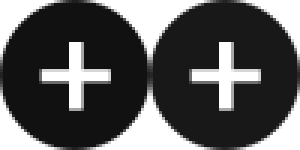
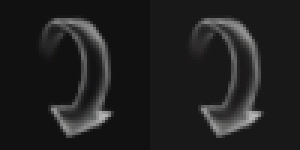
Layer changes from the first 300px x 150px image to the second:
showed group "Group 2 copy 3" (2 layers) over (36, 15, 267, 138)
hid group "Group 1" (2 layers) over (39, 42, 261, 111)
showed "Layer 2 copy 3" over (150, 0, 300, 150)
showed "Layer 2 copy 2" over (0, 0, 150, 150)
